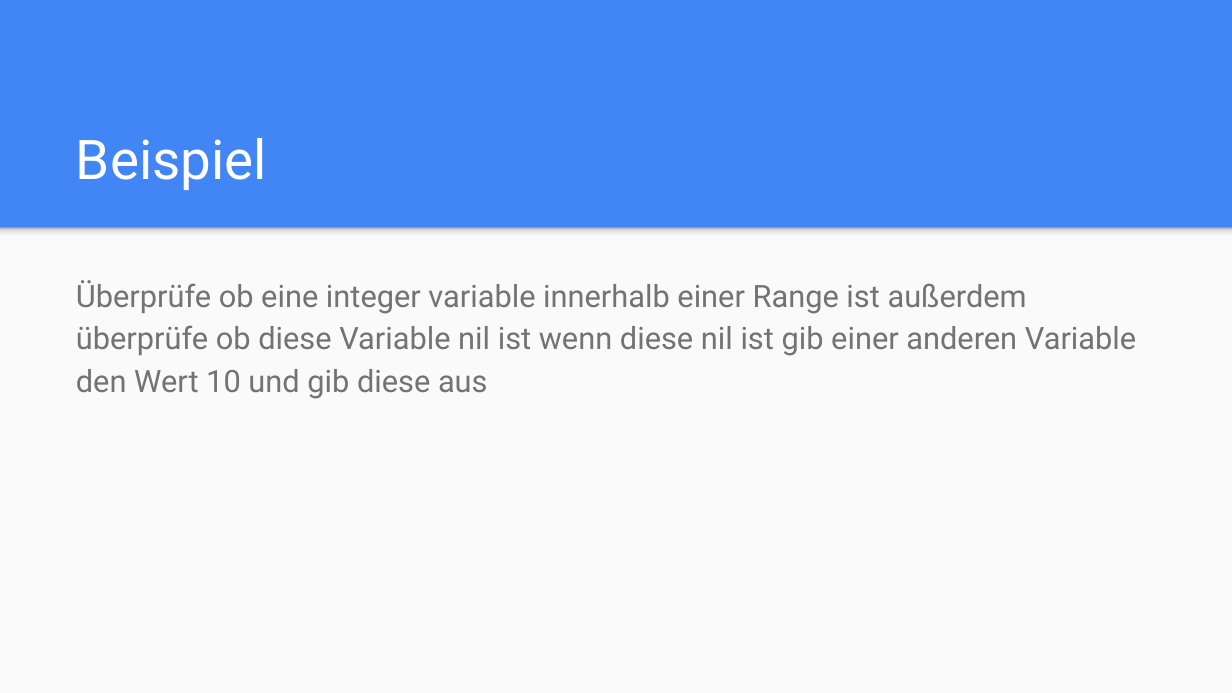
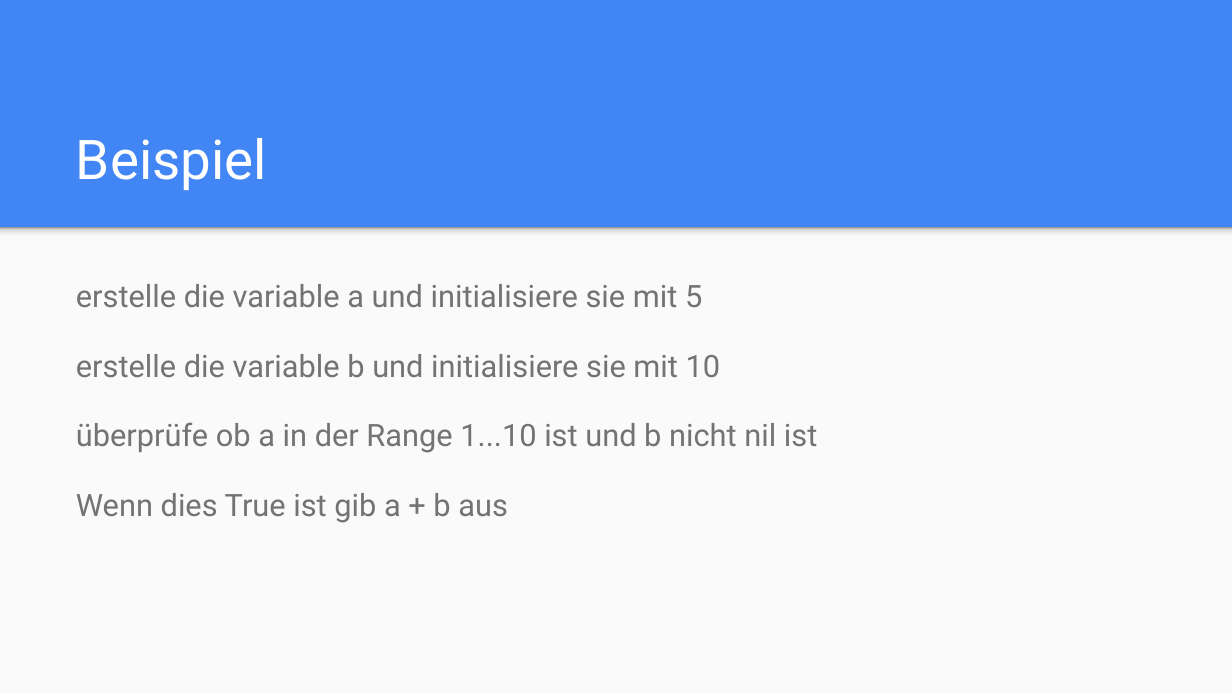
Before and after one commit to BauePhil/SEW5, a slide deck: slide 12 of Folien/02_Basic_Operators.pptx. Drawn at 1232x693 pixels with LibreOffice and Linux fonts; fonts in the diff are those of the drawing. Boxes give left, top, right and bottom in pixels: in the first picture for what was removed or moved away, otherwise in the second. Text is boxed around its words. In the diff, an @@ line names an element or a change of style, - is before the commit and + after.

```diff
--- a/Folien/02_Basic_Operators.pptx
+++ b/Folien/02_Basic_Operators.pptx
@@ text at [76, 284, 817, 523]: text changed @@
-Überprüfe ob eine integer variable innerhalb einer Range ist außerdem überprüfe ob diese Variable nil ist wenn diese nil ist gib einer anderen Variable den Wert 10 und gib diese aus
+erstelle die variable a und initialisiere sie mit 5
+erstelle die variable b und initialisiere sie mit 10
+überprüfe ob a in der Range 1...10 ist und b nicht nil ist
+Wenn dies True ist gib a + b aus
```
